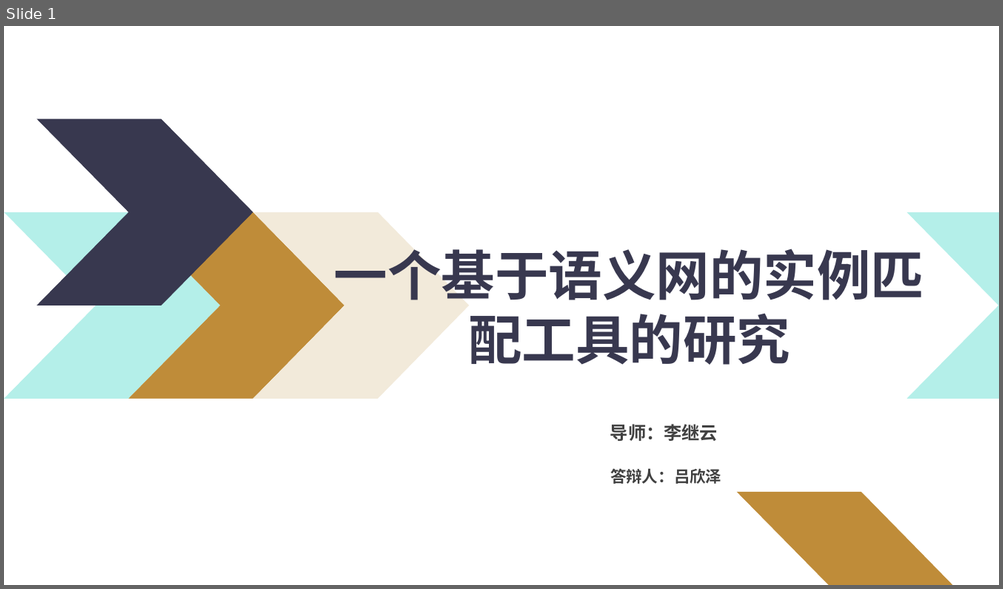
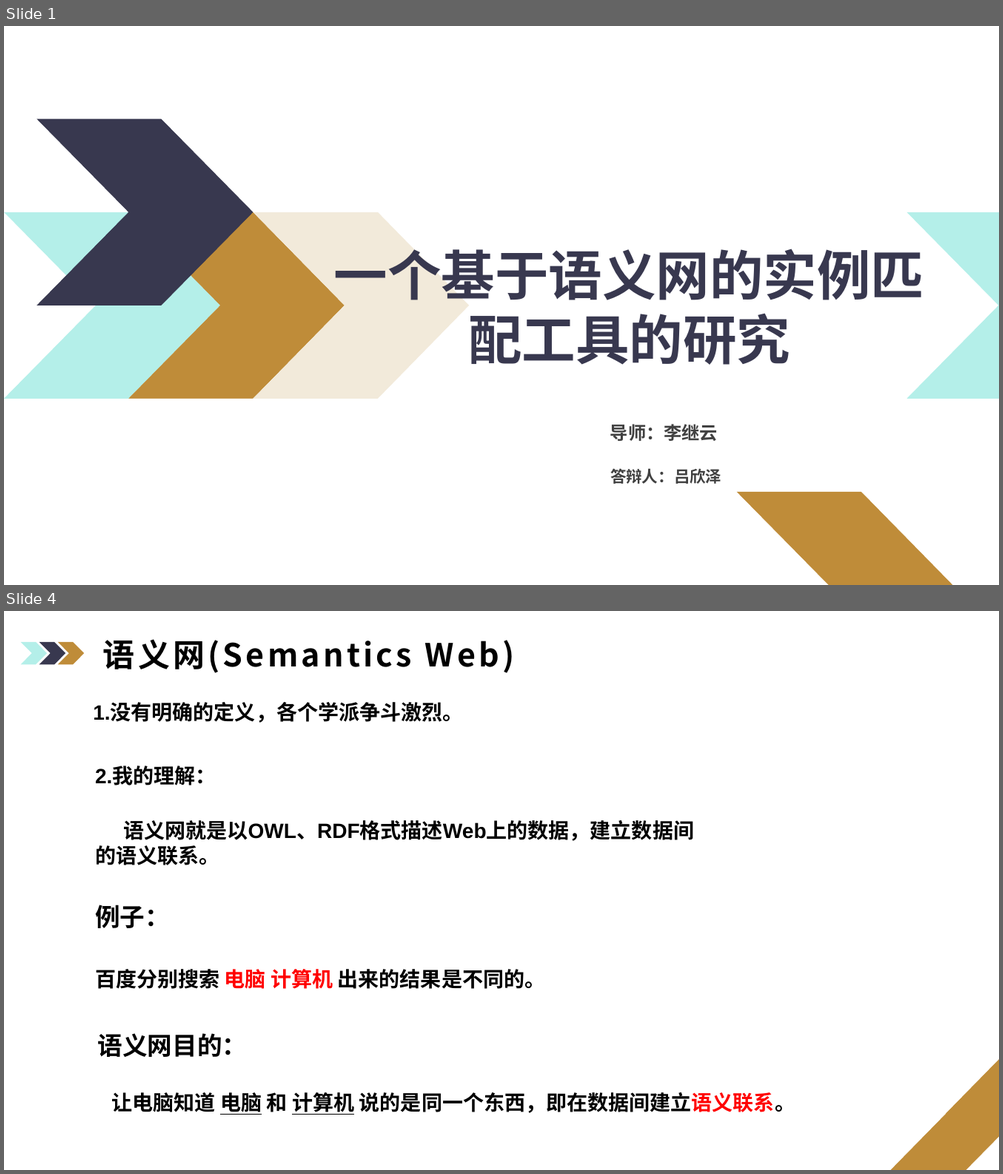
Before and after one commit to ciferlv/OAEI_IM, a slide deck: Luc.pptx. Shown one above the other, each under a label of ours: slide 1 before the commit, slides 1 and 4 after it; the slides between them are not shown. The pictures are 1003x589 and 1003x1174 pixels, drawn with LibreOffice and Linux fonts; fonts in the diff are those of the drawing; background and template pictures are left out. Boxes give left, top, right and bottom in pixels: in the first picture for what was removed or moved away, otherwise in the second. Text is boxed around its words. In the diff, an @@ line names an element or a change of style, - is before the commit and + after.

```diff
--- a/Luc.pptx
+++ b/Luc.pptx
@@ slide 4 added at (4, 611, 999, 1170), background picture (left out) @@
@@ freeform shape added at (20, 642, 46, 665), fill #B4EFE9 @@
@@ freeform shape added at (39, 642, 65, 665), fill #38384F @@
@@ freeform shape added at (58, 642, 84, 665), fill #BF8C39 @@
@@ text added at (103, 639, 515, 673), 30.7 pt, text #000000, bold @@
+语义网(Semantics Web)
@@ text added at (93, 703, 463, 723), 20 pt, text #000000, bold @@
+1.没有明确的定义，各个学派争斗激烈。
@@ text added at (95, 767, 694, 866), 20 pt, text #000000, bold @@
+2.我的理解：
+语义网就是以OWL、RDF格式描述Web上的数据，建立数据间的语义联系。
@@ text added at (95, 905, 545, 989), 20 pt, text #000000, bold @@
+例子：
+百度分别搜索 电脑 计算机 出来的结果是不同的。
@@ text added at (98, 1034, 795, 1115), 20 pt, text #000000, bold @@
+语义网目的：
+让电脑知道 电脑 和 计算机 说的是同一个东西，即在数据间建立语义联系。
@@ freeform shape added at (891, 1059, 999, 1170), fill #BF8C39 @@
```
Also in this commit, not shown: 10 slides changed, 4 other slides added, 3 slides removed, 5 other files.
